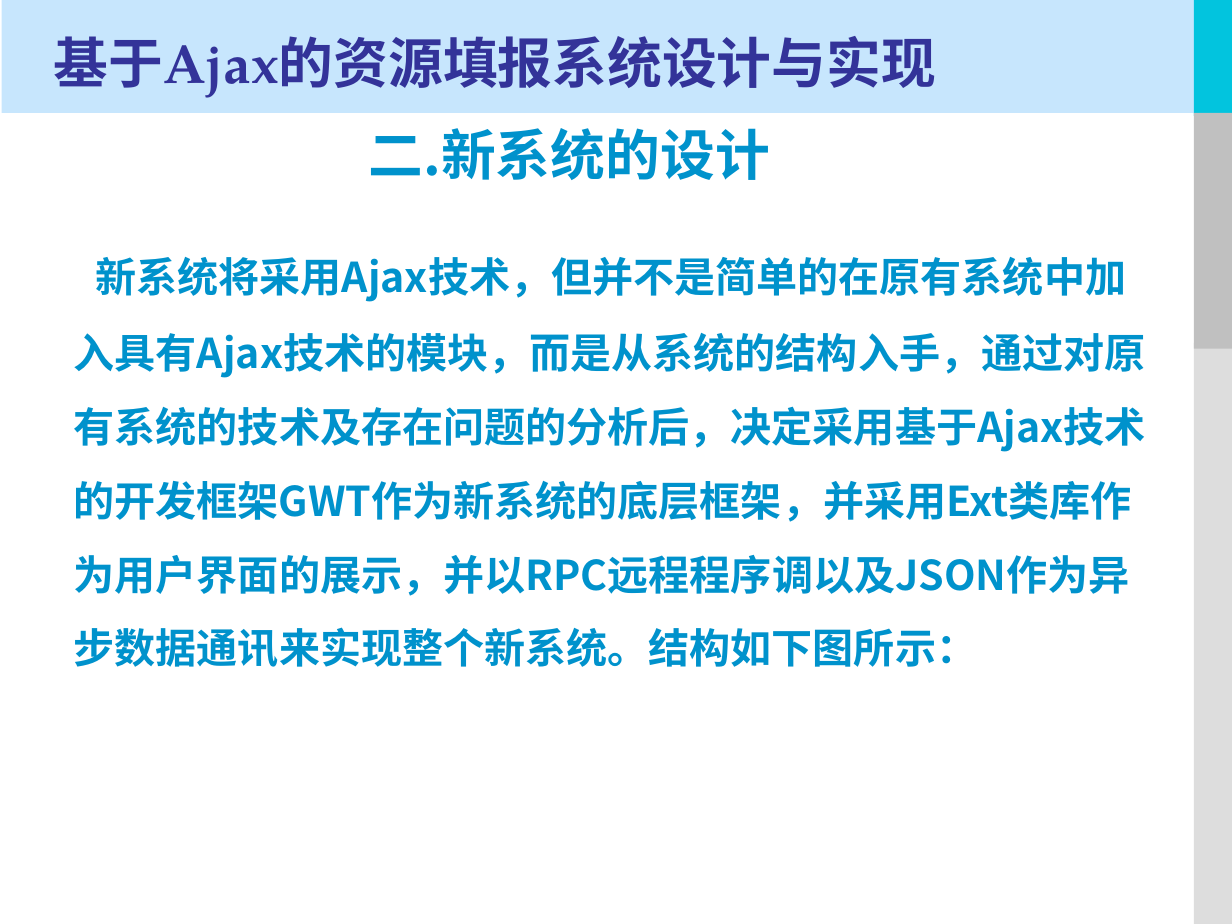
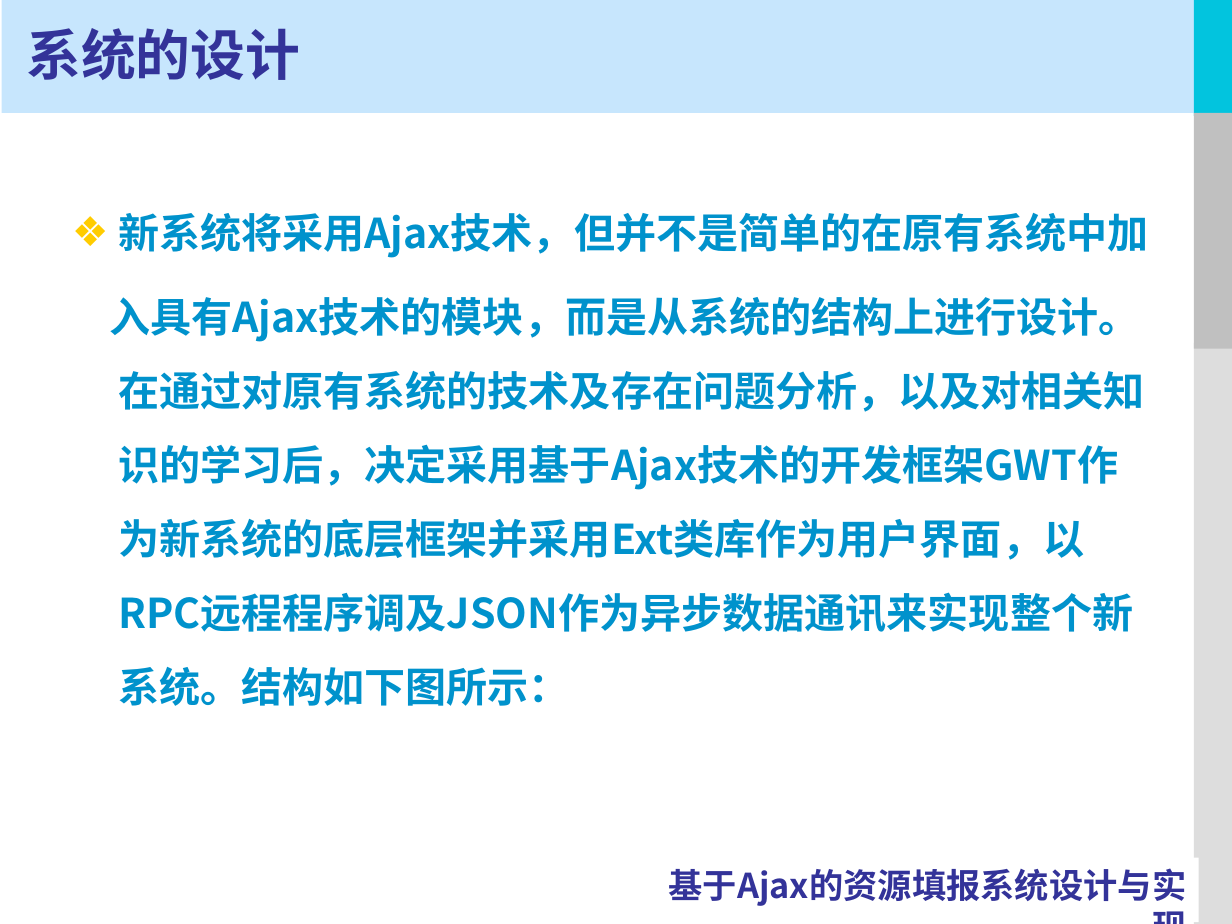
Before and after one commit to ruikaka16/resourcesystem, a slide deck: slide 6 of buaa/project/doc/毕设答辩.ppt. Drawn at 1232x924 pixels with LibreOffice and Linux fonts; fonts in the diff are those of the drawing. Boxes give left, top, right and bottom in pixels: in the first picture for what was removed or moved away, otherwise in the second. Text is boxed around its words. In the diff, an @@ line names an element or a change of style, - is before the commit and + after.

```diff
--- a/buaa/project/doc/毕设答辩.ppt
+++ b/buaa/project/doc/毕设答辩.ppt
@@ title at bbox=[26, 28, 300, 80]: text changed @@
-基于Ajax的资源填报系统设计与实现
+系统的设计
@@ text removed at bbox=[369, 128, 770, 180] @@
-二.新系统的设计
@@ text at bbox=[109, 213, 1149, 706]: text changed @@
-新系统将采用Ajax技术，但并不是简单的在原有系统中加入具有Ajax技术的模块，而是从系统的结构入手，通过对原有系统的技术及存在问题的分析后，决定采用基于Ajax技术的开发框架GWT作为新系统的底层框架，并采用Ext类库作为用户界面的展示，并以RPC远程程序调以及JSON作为异步数据通讯来实现整个新系统。结构如下图所示：
+❖ 新系统将采用Ajax技术，但并不是简单的在原有系统中加
+入具有Ajax技术的模块，而是从系统的结构上进行设计。在通过对原有系统的技术及存在问题分析，以及对相关知识的学习后，决定采用基于Ajax技术的开发框架GWT作为新系统的底层框架并采用Ext类库作为用户界面，以RPC远程程序调及JSON作为异步数据通讯来实现整个新系统。结构如下图所示：
@@ rectangle removed at bbox=[641, 857, 1190, 922] @@
@@ text added at bbox=[669, 868, 1187, 906], 20 pt, text #333399, bold @@
+基于Ajax的资源填报系统设计与实现
```
Also in this commit, not shown: 5 other slides changed, 21 slides added, 12 slides removed, 1 other file.
